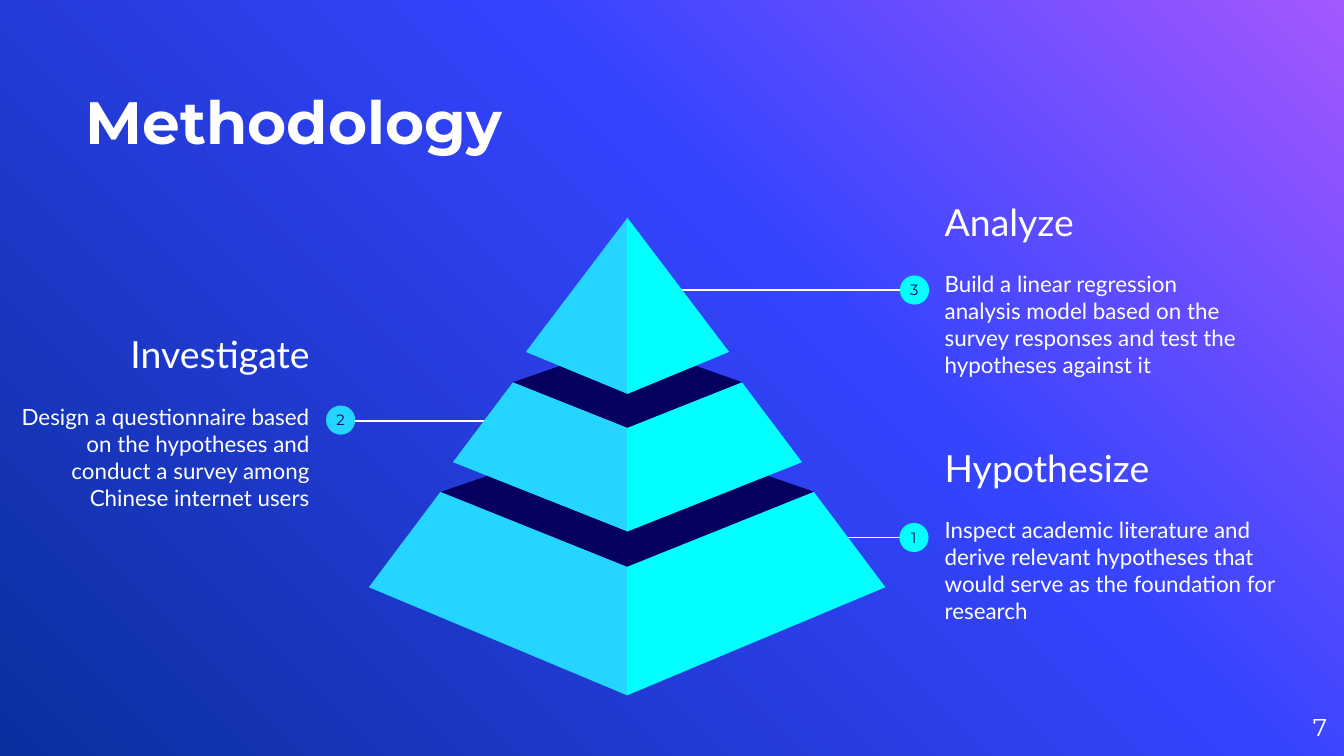
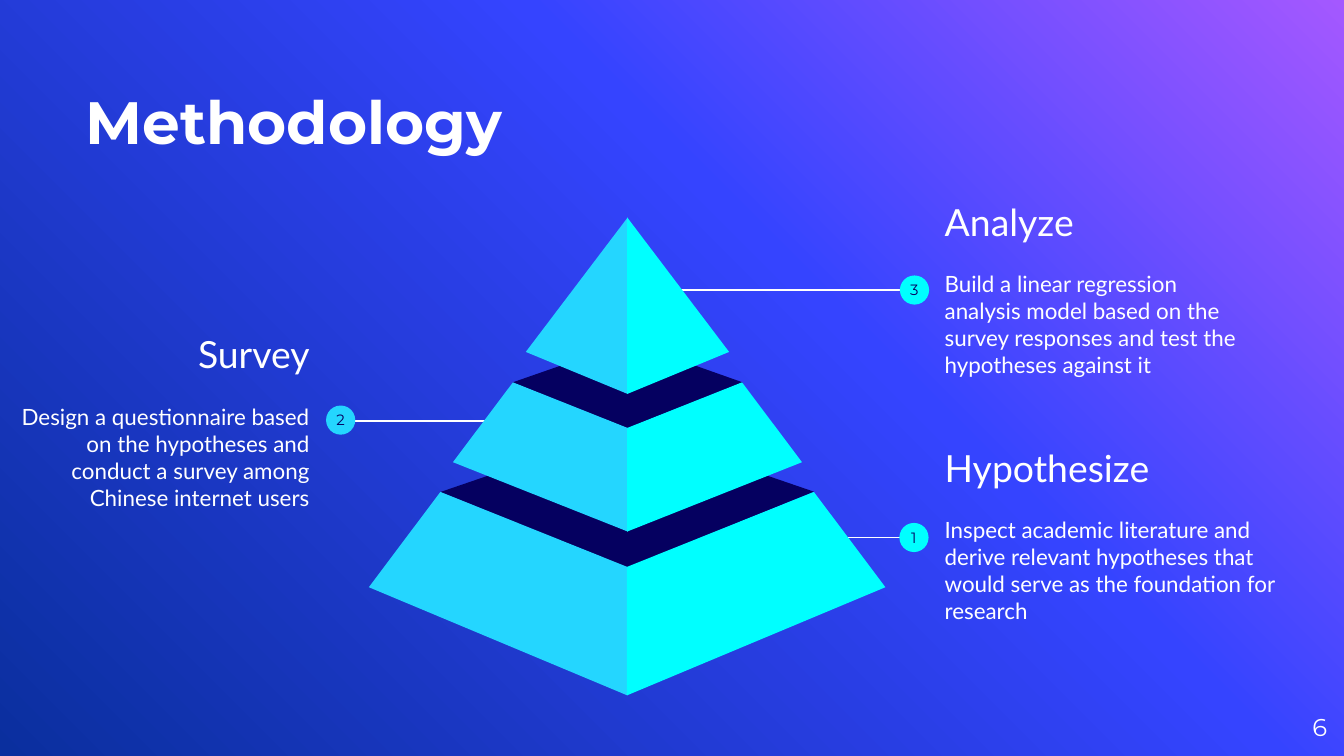
Before and after one commit to vyacheslav-polyakov/thesis, a slide deck: slide 6 of !Defense Slides.pptx (slide 7 before the commit). Drawn at 1344x756 pixels with LibreOffice and Linux fonts; fonts in the diff are those of the drawing; background and template pictures are left out. Boxes give left, top, right and bottom in pixels: in the first picture for what was removed or moved away, otherwise in the second. Text is boxed around its words. In the diff, an @@ line names an element or a change of style, - is before the commit and + after.

```diff
--- a/!Defense Slides.pptx
+++ b/!Defense Slides.pptx
@@ text at (198,341,310,375): text changed @@
-Investigate
+Survey
@@ page number at (1312,719,1327,736): text changed @@
-7
+6
```
Also in this commit, not shown: 3 other slides changed, 3 slides added, 33 slides removed, 6 other files.
